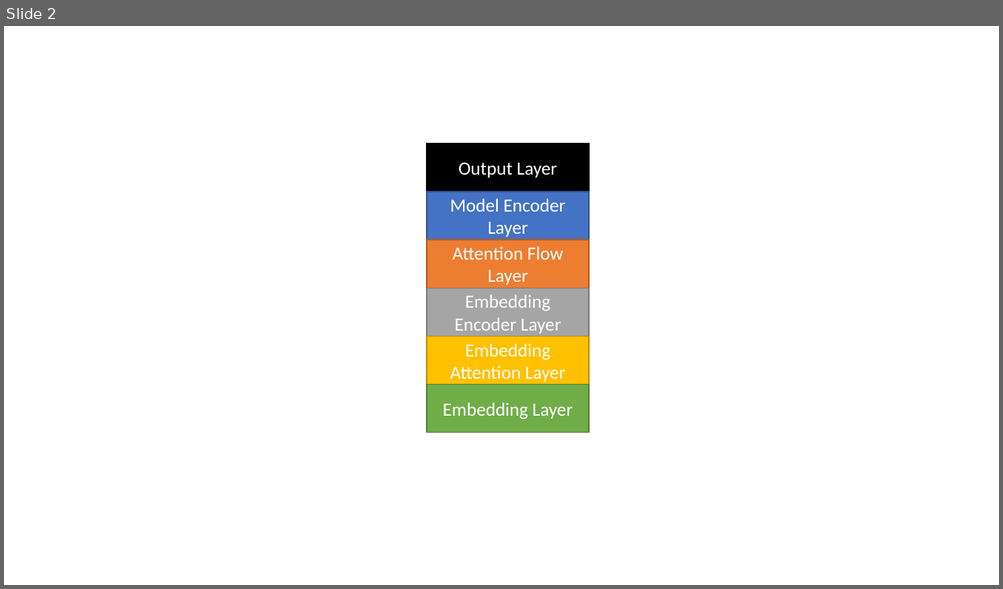
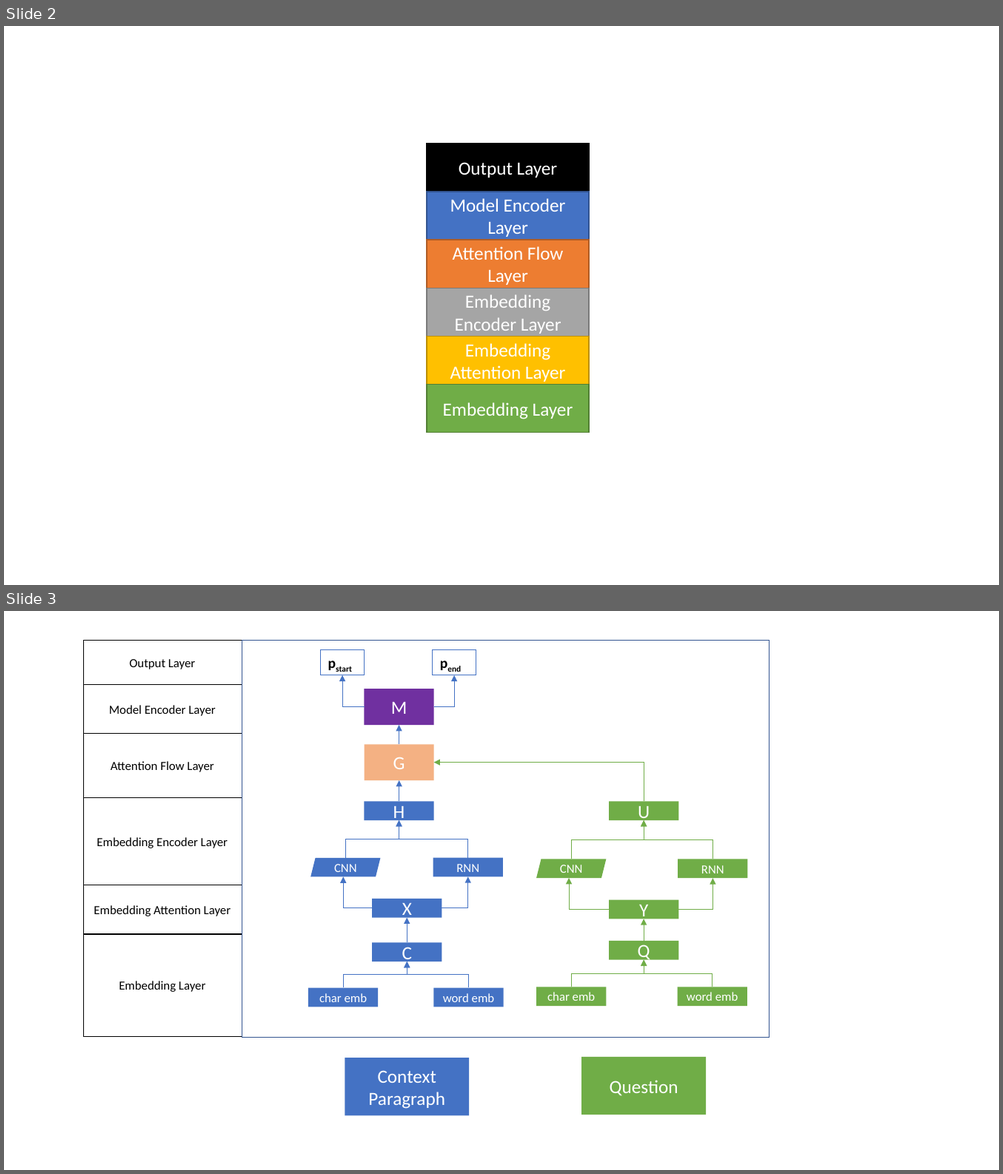
Before and after one commit to abgoswam/CS224N-Natural-Language-Processing-with-Deep-Learning, a slide deck: writeup_cs224n_milestone/Figs4Paper/figs.pptx. Shown one above the other, each under a label of ours: slide 2 before the commit, slides 2 and 3 after it. The pictures are 1003x589 and 1003x1174 pixels, drawn with LibreOffice and Linux fonts; fonts in the diff are those of the drawing. Boxes give left, top, right and bottom in pixels: in the first picture for what was removed or moved away, otherwise in the second. Text is boxed around its words. In the diff, an @@ line names an element or a change of style, - is before the commit and + after.

```diff
--- a/writeup_cs224n_milestone/Figs4Paper/figs.pptx
+++ b/writeup_cs224n_milestone/Figs4Paper/figs.pptx
@@ slide 3 added at (4,611,999,1170), background #FFFFFF @@
@@ group added at (83,640,768,1116): 25 rectangles, 19 elbow arrows, 2 parallelograms @@
+char emb
+word emb
+C
+X
+RNN
+H
+CNN
+G
+M
+char emb
+word emb
+Q
+Y
+RNN
+U
+CNN
+Embedding Layer
+Embedding Attention Layer
+Embedding Encoder Layer
+Attention Flow Layer
+Model Encoder Layer
+Output Layer
+pstart
+pend
+Context Paragraph
+Question
```
Also in this commit, not shown: 1 other slide added, 26 other files.
